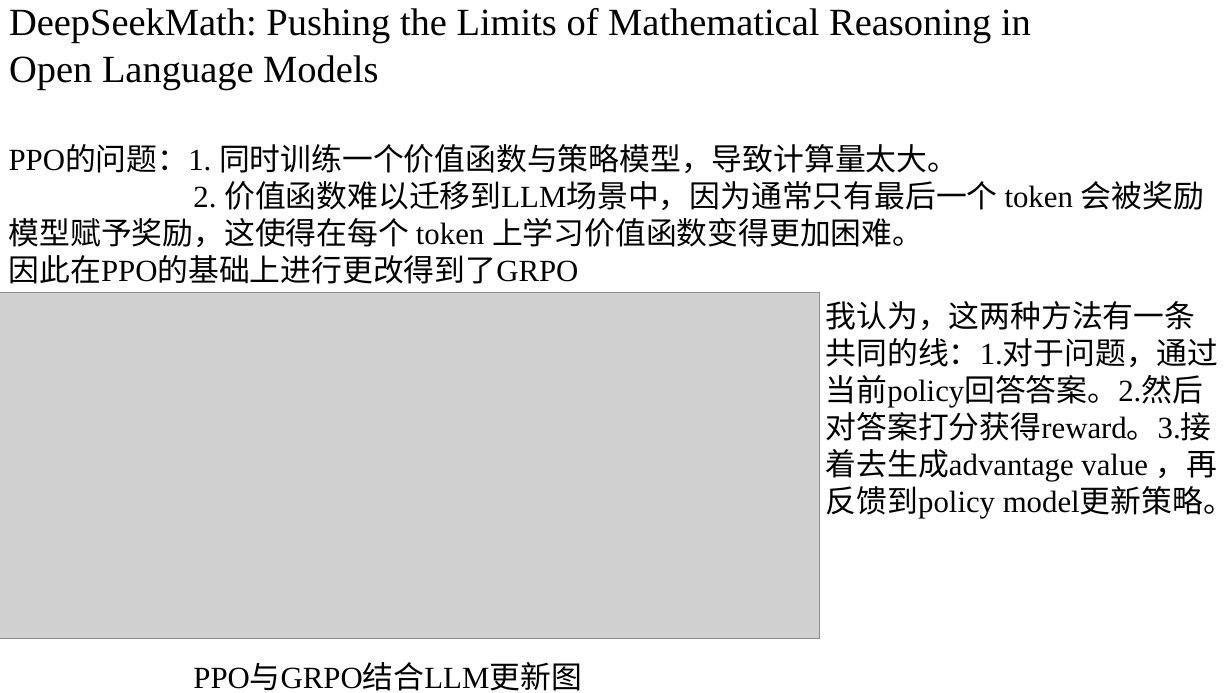
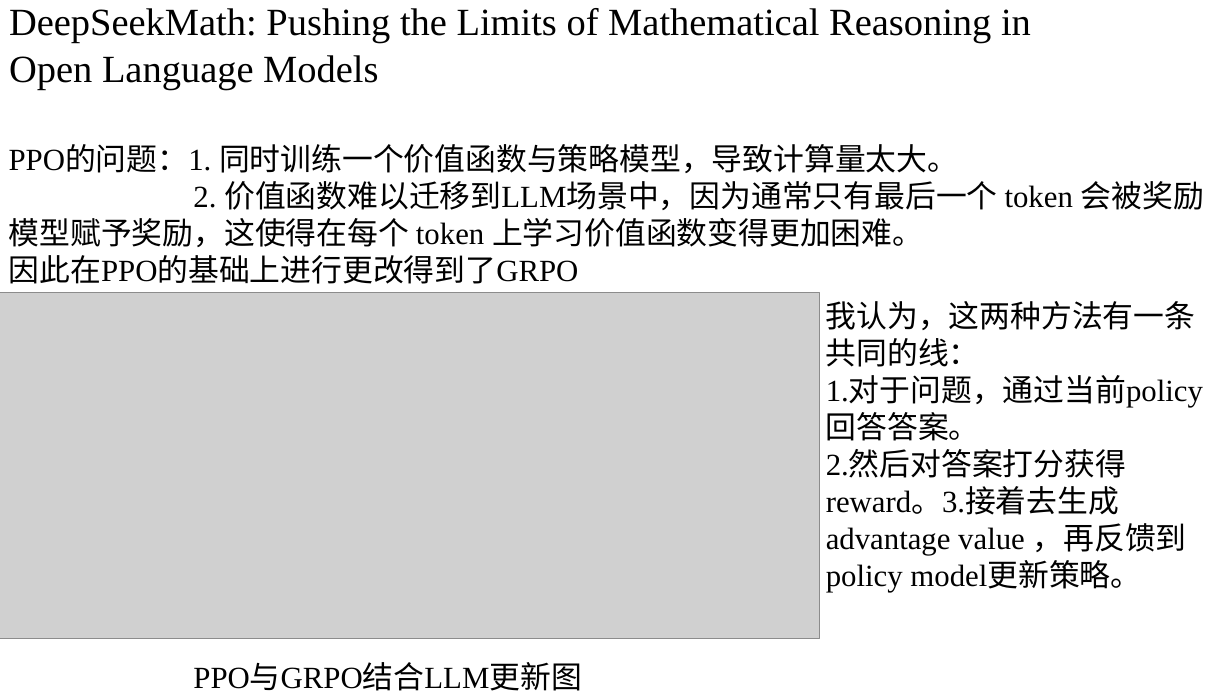
Before and after one commit to Visionary-zhang/Learning, a slide deck: slide 10 of LLM/阶段一.pptx (slide 6 before the commit). Drawn at 1232x693 pixels with LibreOffice and Linux fonts; fonts in the diff are those of the drawing; grey boxes stand for pictures. Boxes give left, top, right and bottom in pixels: in the first picture for what was removed or moved away, otherwise in the second. Text is boxed around its words. In the diff, an @@ line names an element or a change of style, - is before the commit and + after.

```diff
--- a/LLM/阶段一.pptx
+++ b/LLM/阶段一.pptx
@@ text at [826, 301, 1203, 592]: text changed @@
-我认为，这两种方法有一条共同的线：1.对于问题，通过当前policy回答答案。2.然后对答案打分获得reward。3.接着去生成advantage value ，再反馈到policy model更新策略。
+我认为，这两种方法有一条共同的线：
+1.对于问题，通过当前policy回答答案。
+2.然后对答案打分获得reward。3.接着去生成advantage value ，再反馈到policy model更新策略。
```
Also in this commit, not shown: 6 other slides changed, 6 slides added, 2 slides removed, 3 other files.
